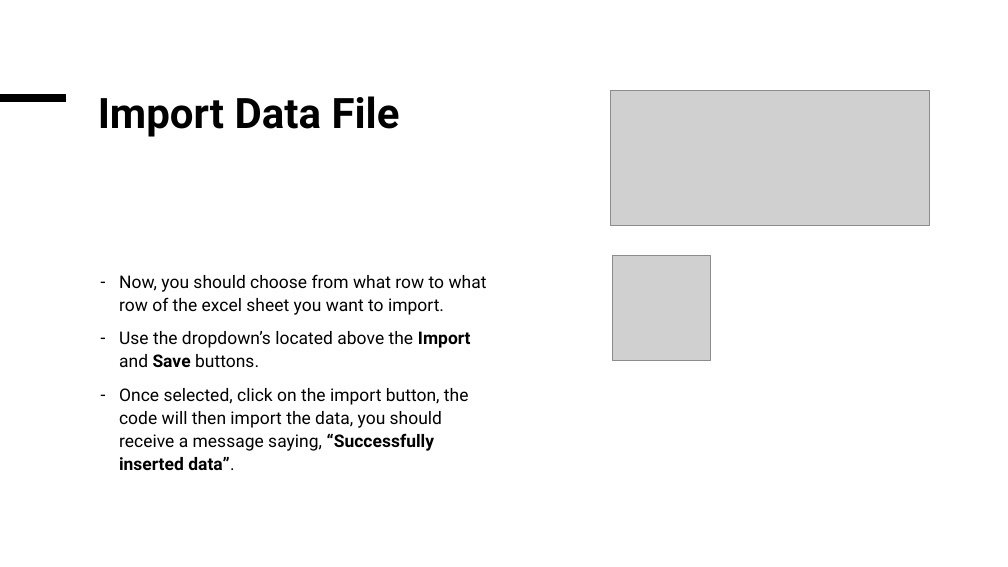
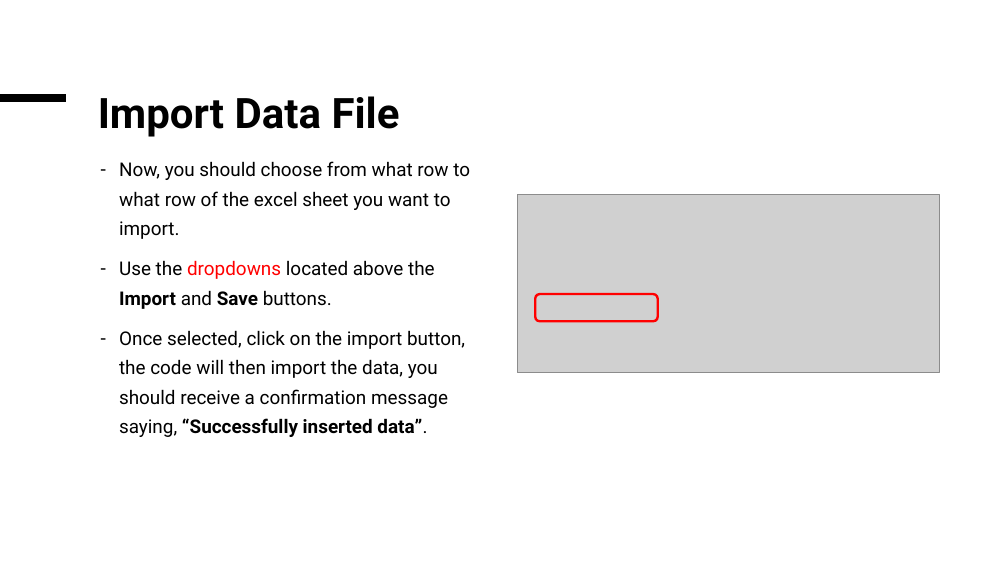
Before and after one commit to D3m0nslay7/HospitalityDataUpdater, a slide deck: slide 7 of Tutorial.pptx (slide 5 before the commit). Drawn at 1008x567 pixels with LibreOffice and Linux fonts; fonts in the diff are those of the drawing; grey boxes stand for pictures. Boxes give left, top, right and bottom in pixels: in the first picture for what was removed or moved away, otherwise in the second. Text is boxed around its words. In the diff, an @@ line names an element or a change of style, - is before the commit and + after.

```diff
--- a/Tutorial.pptx
+++ b/Tutorial.pptx
@@ text "Now, you should choose from ...": place and size @@
-text "Now, you should choose from ..." at box(119, 274, 487, 470)
+text "Now, you should choose from ..." at box(119, 161, 470, 437)
@@ text at box(119, 161, 470, 239): size 16.6 to 18 pt in "Now, you should choose from what row ..."; line spacing 1.1 to 1.3 @@
@@ picture: place and size @@
-picture at box(611, 90, 930, 225)
+picture at box(517, 194, 939, 374)
@@ text at box(119, 260, 465, 437): text changed; size 16.6 to 18 pt @@
-– Use the dropdown’s located above the Import and Save buttons.
-– Once selected, click on the import button, the code will then import the data, you should receive a message saying, “Successfully inserted data”.
+– Use the dropdowns located above the Import and Save buttons.
+– Once selected, click on the import button, the code will then import the data, you should receive a confirmation message saying, “Successfully inserted data”.
@@ picture removed at box(613, 256, 710, 361) @@
@@ rounded rectangle added at box(535, 294, 658, 321), outline #FF0000 2.25 pt @@
```
Also in this commit, not shown: 11 other slides changed, 2 slides added.
